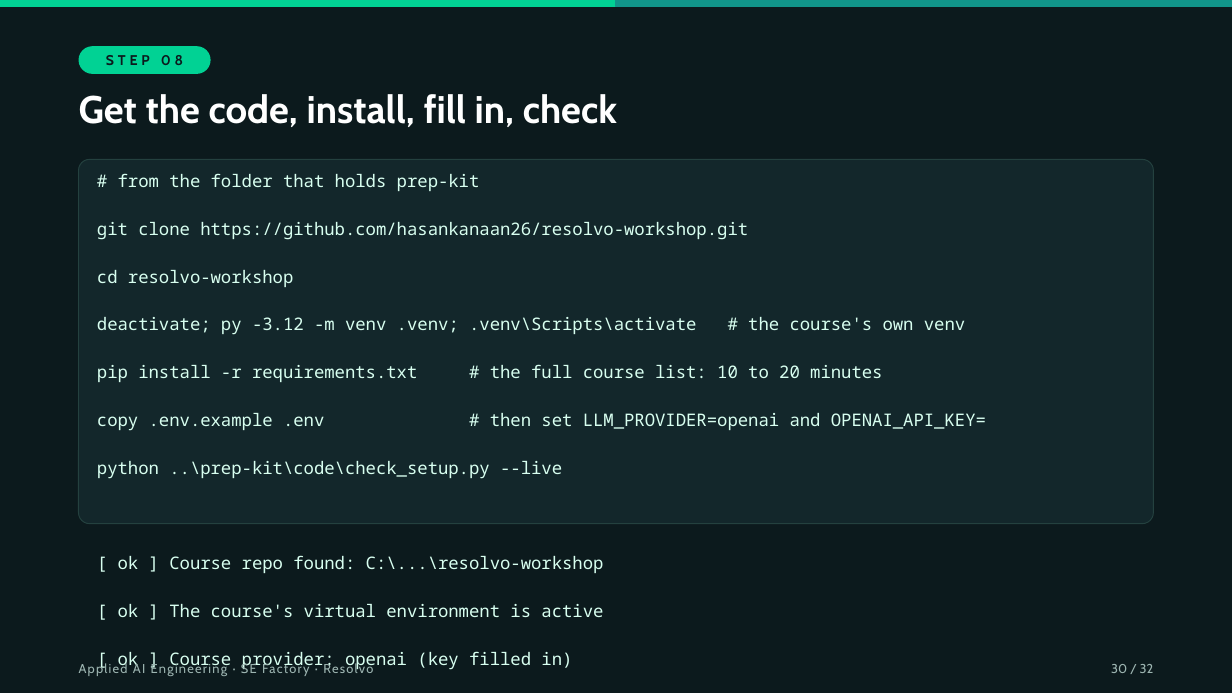
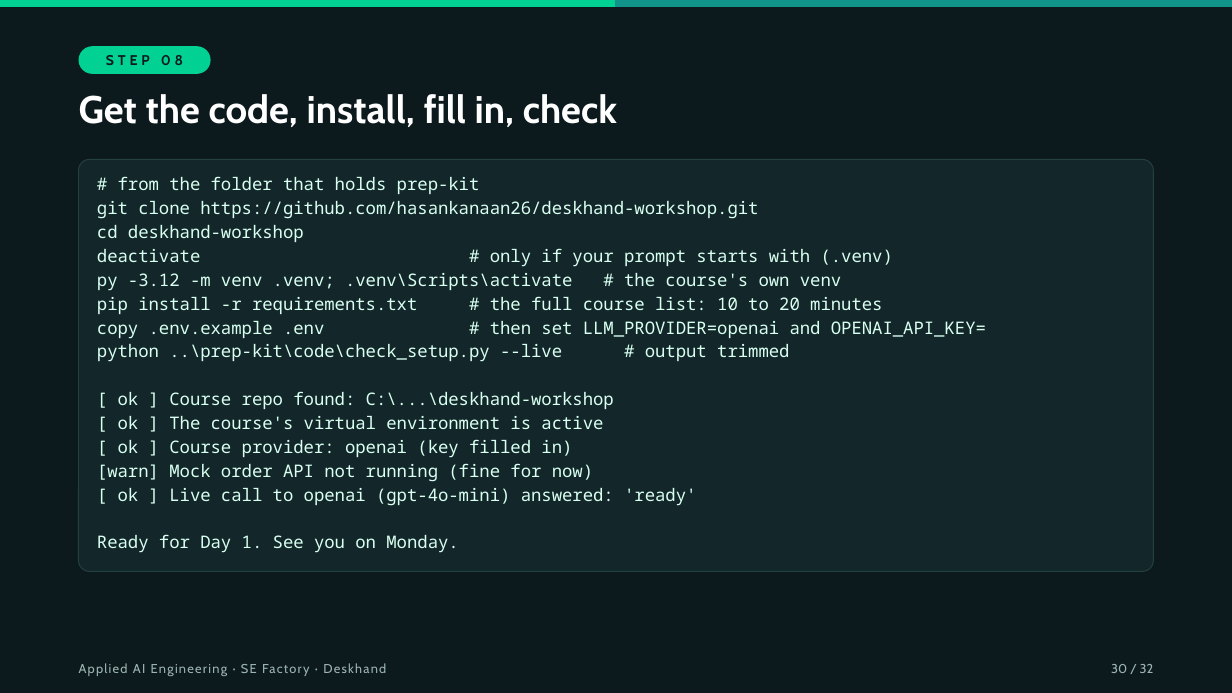
Before and after one commit to hasankanaan26/prep-kit, a slide deck: slide 30 of slides/session-00.pptx. Drawn at 1232x693 pixels with LibreOffice and Linux fonts; fonts in the diff are those of the drawing. Boxes give left, top, right and bottom in pixels: in the first picture for what was removed or moved away, otherwise in the second. Text is boxed around its words. In the diff, an @@ line names an element or a change of style, - is before the commit and + after.

```diff
--- a/slides/session-00.pptx
+++ b/slides/session-00.pptx
@@ rounded rectangle: place and size @@
-rounded rectangle at [79, 160, 1153, 524]
+rounded rectangle at [79, 160, 1153, 572]
@@ rounded rectangle at [79, 160, 1153, 572]: proportions changed @@
@@ text at [97, 201, 893, 291]: text changed @@
-git clone https://github.com/hasankanaan26/resolvo-workshop.git
-cd resolvo-workshop
-deactivate; py -3.12 -m venv .venv; .venv\Scripts\activate # the course's own venv
+git clone https://github.com/hasankanaan26/deskhand-workshop.git
+cd deskhand-workshop
+deactivate # only if your prompt starts with (.venv)
+py -3.12 -m venv .venv; .venv\Scripts\activate # the course's own venv
@@ text at [97, 344, 789, 409]: text changed @@
-python ..\prep-kit\code\check_setup.py --live
-[ ok ] Course repo found: C:\...\resolvo-workshop
+python ..\prep-kit\code\check_setup.py --live # output trimmed
+[ ok ] Course repo found: C:\...\deskhand-workshop
@@ text at [97, 463, 593, 482]: paragraph added @@
+[warn] Mock order API not running (fine for now)
@@ text at [79, 663, 386, 676]: text changed @@
-Applied AI Engineering · SE Factory · Resolvo
+Applied AI Engineering · SE Factory · Deskhand
```
Also in this commit, not shown: 31 other slides changed, 6 other files.
